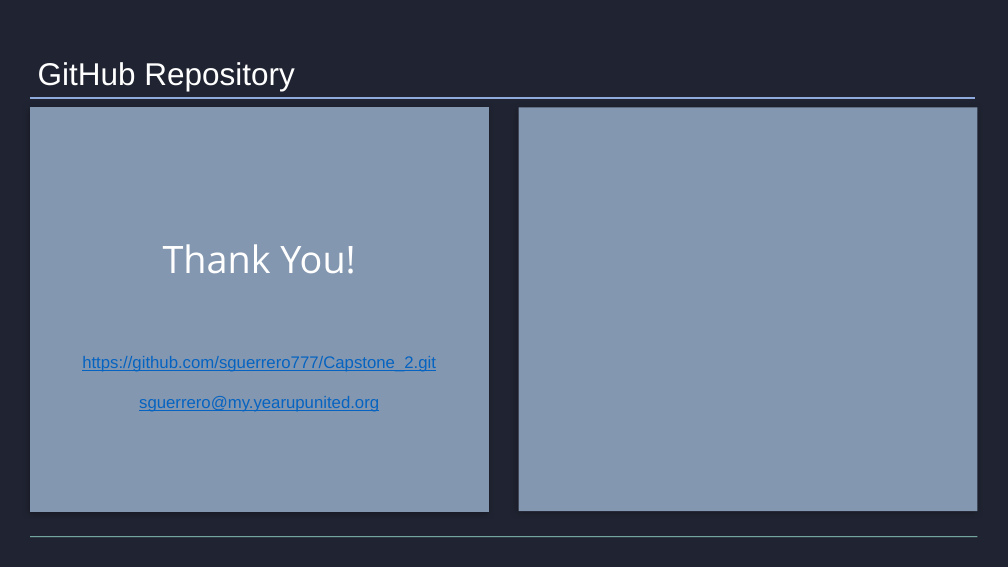
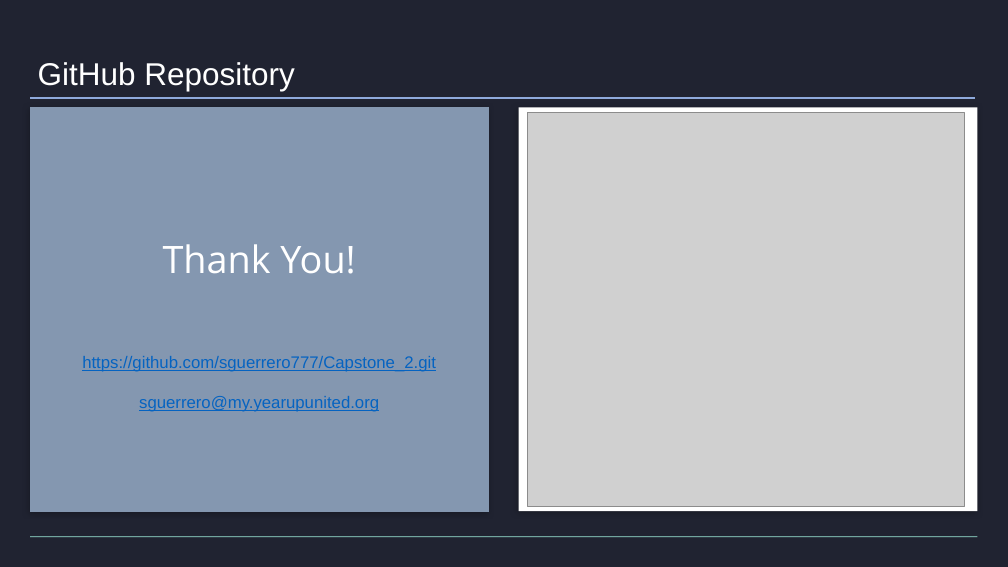
Before and after one commit to sguerrero777/Capstone_2, a slide deck: slide 10 of presentations/Guerrero_5min_SlideDeck.pptx. Drawn at 1008x567 pixels with LibreOffice and Linux fonts; fonts in the diff are those of the drawing; grey boxes stand for pictures. Boxes give left, top, right and bottom in pixels: in the first picture for what was removed or moved away, otherwise in the second. Text is boxed around its words. In the diff, an @@ line names an element or a change of style, - is before the commit and + after.

Commit message:
fix: uploaded repository pictures in pptx

```diff
--- a/presentations/Guerrero_5min_SlideDeck.pptx
+++ b/presentations/Guerrero_5min_SlideDeck.pptx
@@ rectangle at (x1=519, y1=107, x2=978, y2=511): fill #8497B0 to #FFFFFF @@
@@ picture added at (x1=528, y1=113, x2=964, y2=507) @@
```
Also in this commit, not shown: 1 other file.
